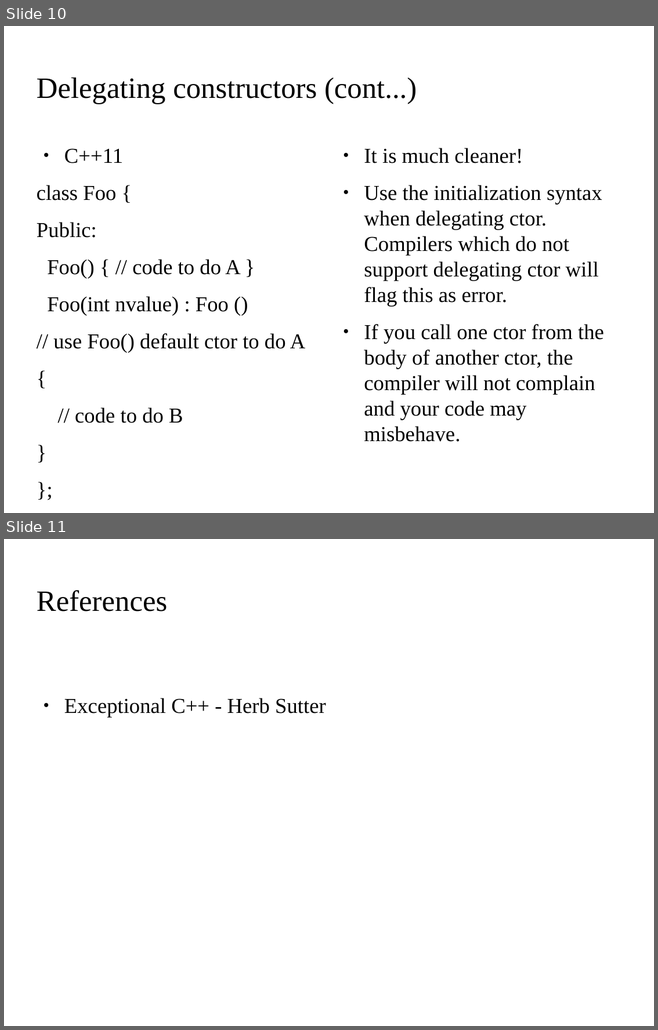
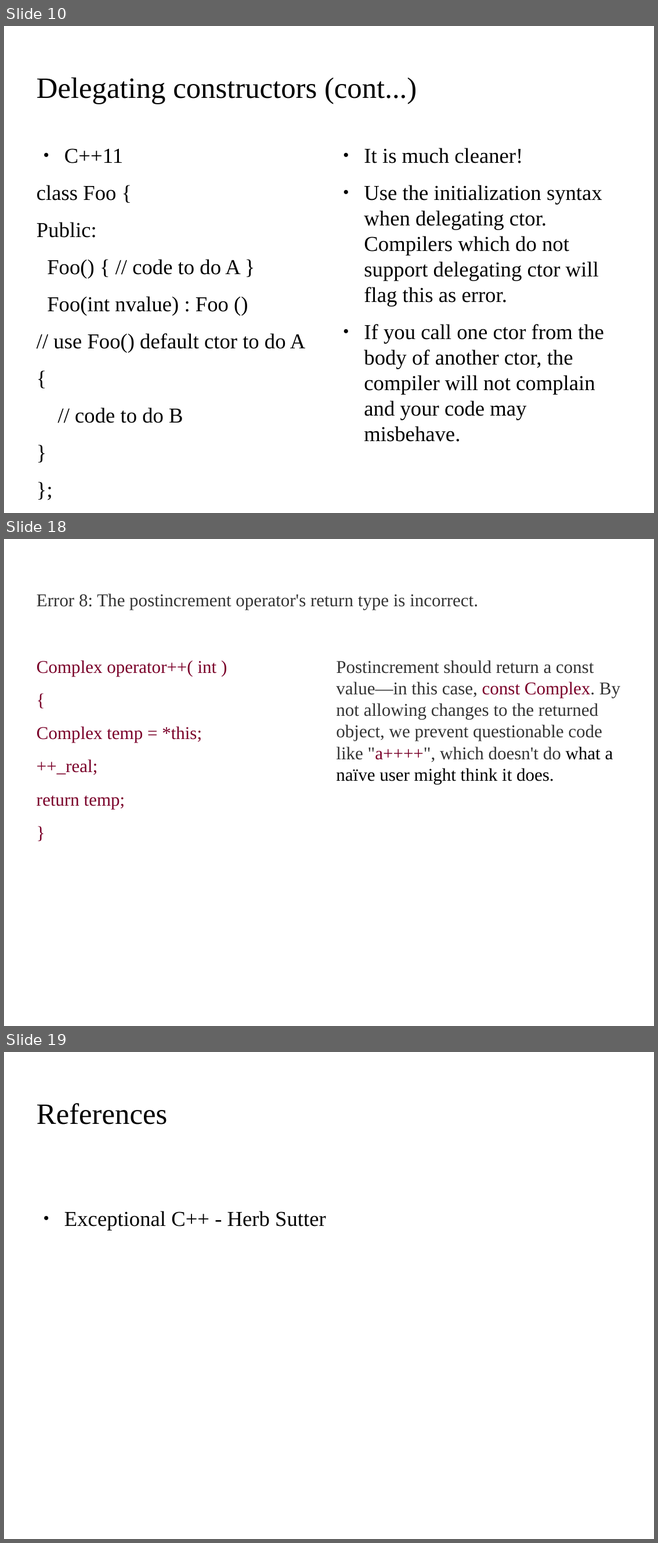
Before and after one commit to kks32/cpp-software-development, a slide deck: Ex11_Classes/Ex11_Classes.odp. Shown one above the other, each under a label of ours: slides 10 and 11 before the commit, slides 10, 18 and 19 after it; the slides between them are not shown. The pictures are 658x1030 and 658x1543 pixels, drawn with LibreOffice and Linux fonts; fonts in the diff are those of the drawing; background and template pictures are left out. Boxes give left, top, right and bottom in pixels: in the first picture for what was removed or moved away, otherwise in the second. Text is boxed around its words. In the diff, an @@ line names an element or a change of style, - is before the commit and + after.

```diff
--- a/Ex11_Classes/Ex11_Classes.odp
+++ b/Ex11_Classes/Ex11_Classes.odp
@@ slide 18 added at (4, 539, 654, 1026), background picture (left out) @@
@@ title added at (36, 594, 478, 610), 22 pt, text #333333 @@
+Error 8: The postincrement operator's return type is incorrect.
@@ text added at (36, 660, 217, 809), 22 pt, text #7A0029 @@
+Complex operator++( int )
+{
+Complex temp = *this;
+++_real;
+return temp;
+}
@@ text added at (336, 660, 620, 784), 22 pt, text #333333 @@
+Postincrement should return a const value—in this case, const Complex. By not allowing changes to the returned object, we prevent questionable code like "a++++", which doesn't do what a naïve user might think it does.
@@ what was slide 11 is now slide 19 @@
```
Also in this commit, not shown: 7 other slides added, 1 other file.
